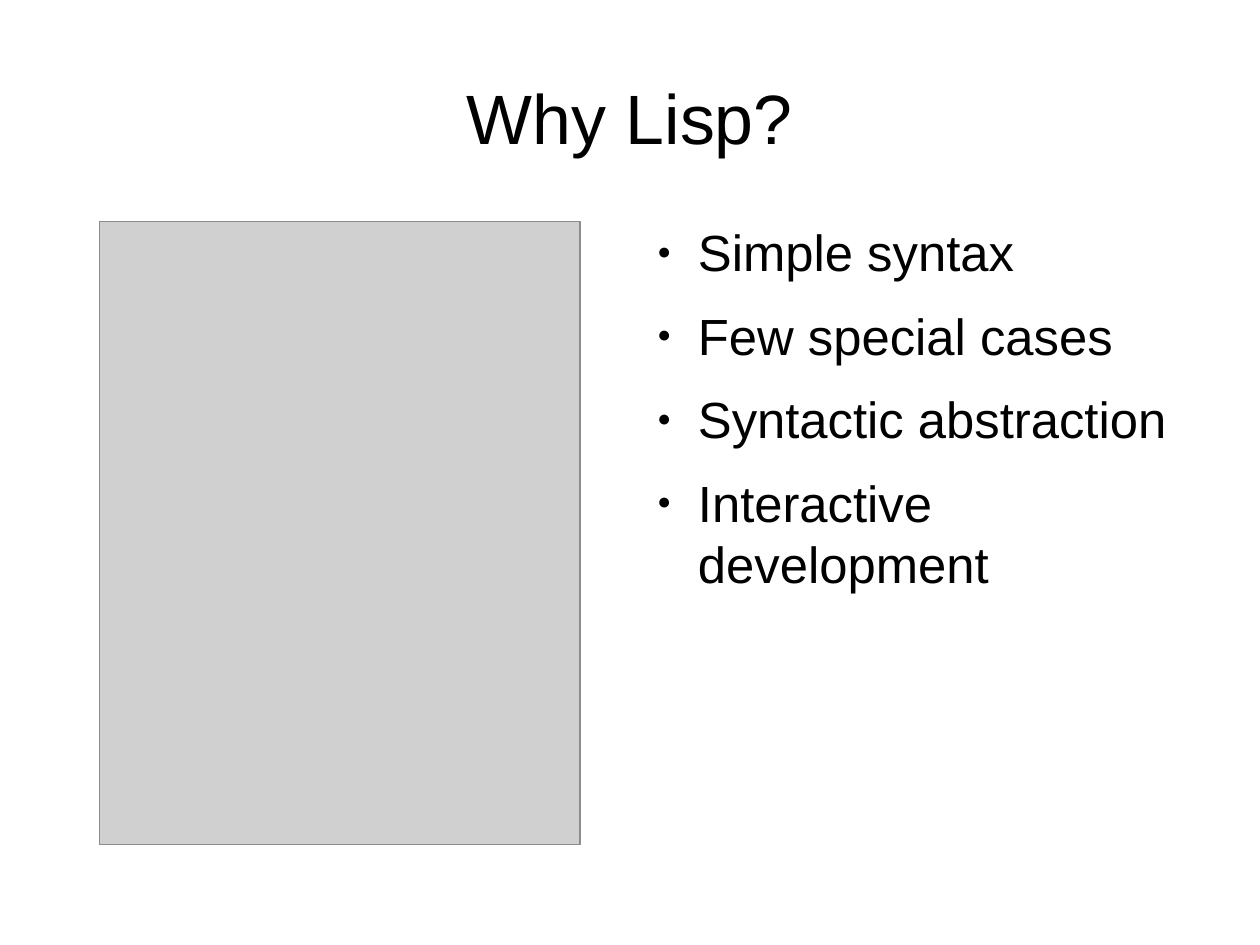
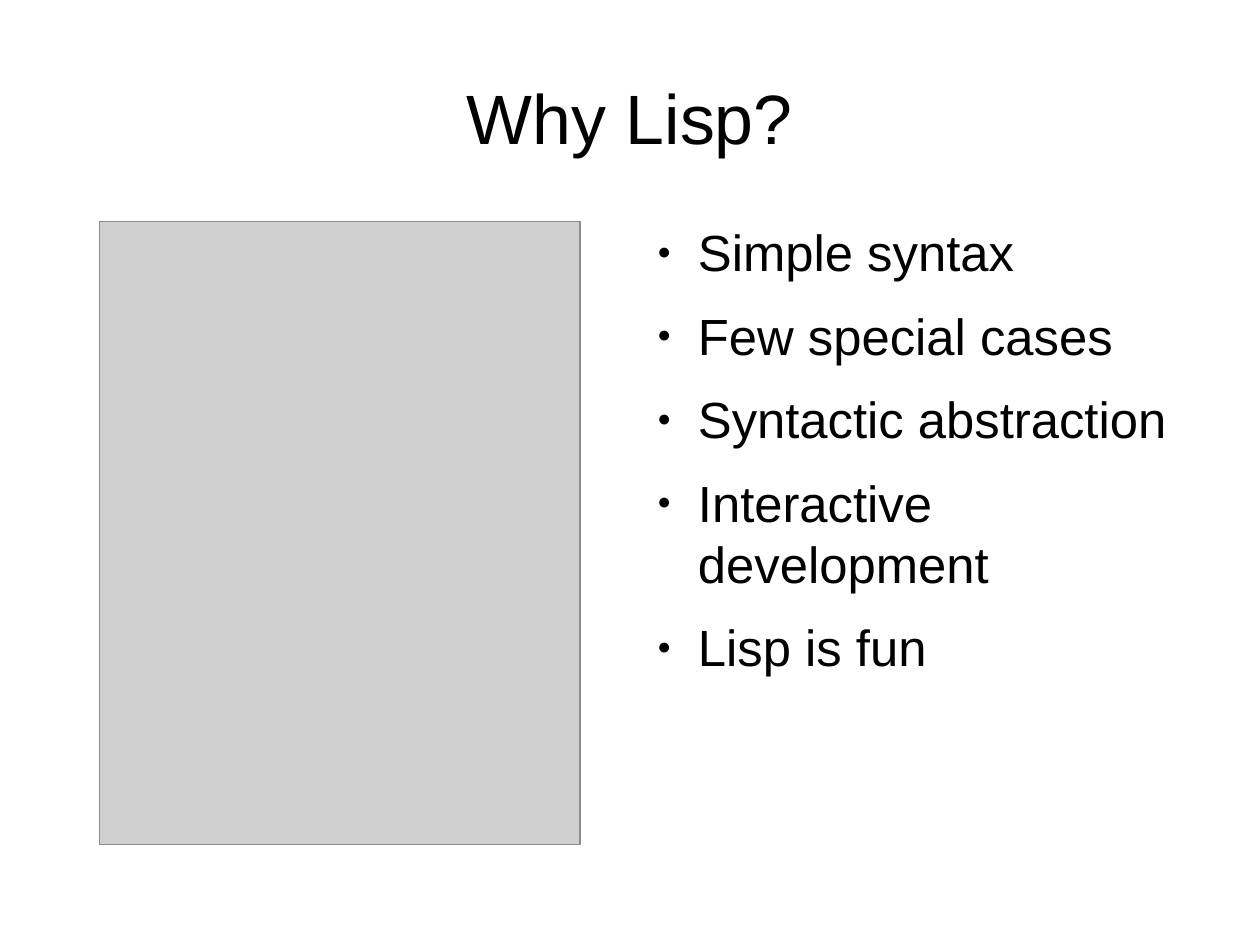
Before and after one commit to djwhitt/cposc2009, a slide deck: slide 5 of slides.odp (slide 4 before the commit). Drawn at 1260x945 pixels with LibreOffice and Linux fonts; fonts in the diff are those of the drawing; grey boxes stand for pictures. Boxes give left, top, right and bottom in pixels: in the first picture for what was removed or moved away, otherwise in the second. Text is boxed around its words. In the diff, an @@ line names an element or a change of style, - is before the commit and + after.

```diff
--- a/slides.odp
+++ b/slides.odp
@@ text at [698, 629, 927, 677]: paragraph added @@
+● Lisp is fun
```
Also in this commit, not shown: 2 other slides changed, 2 slides added.
